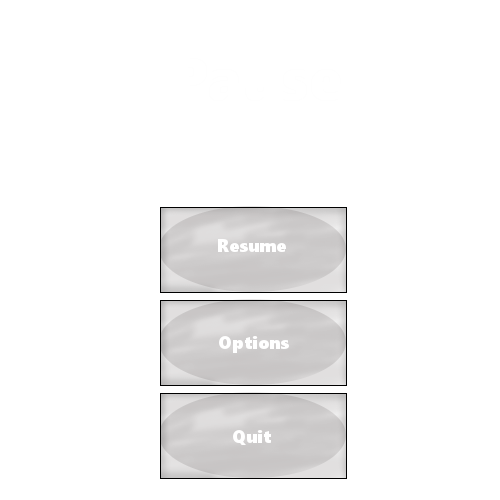
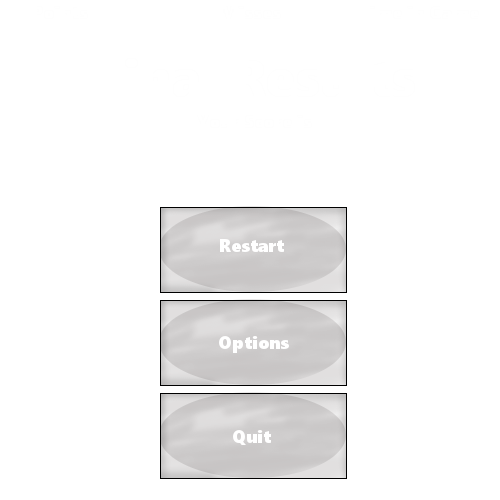
Before/after of a (500, 500) layered artwork. What changed in the layer stack:
renamed "Resume" to "Restart", painted on it over (x1=218, y1=239, x2=286, y2=252)
